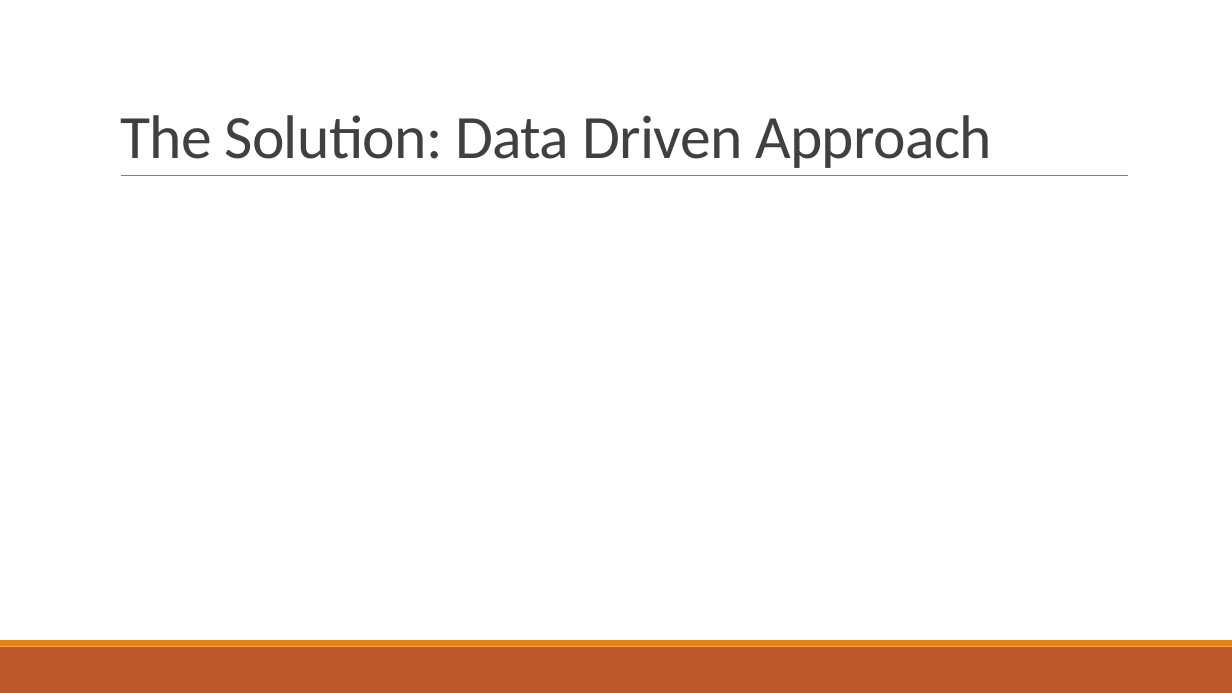
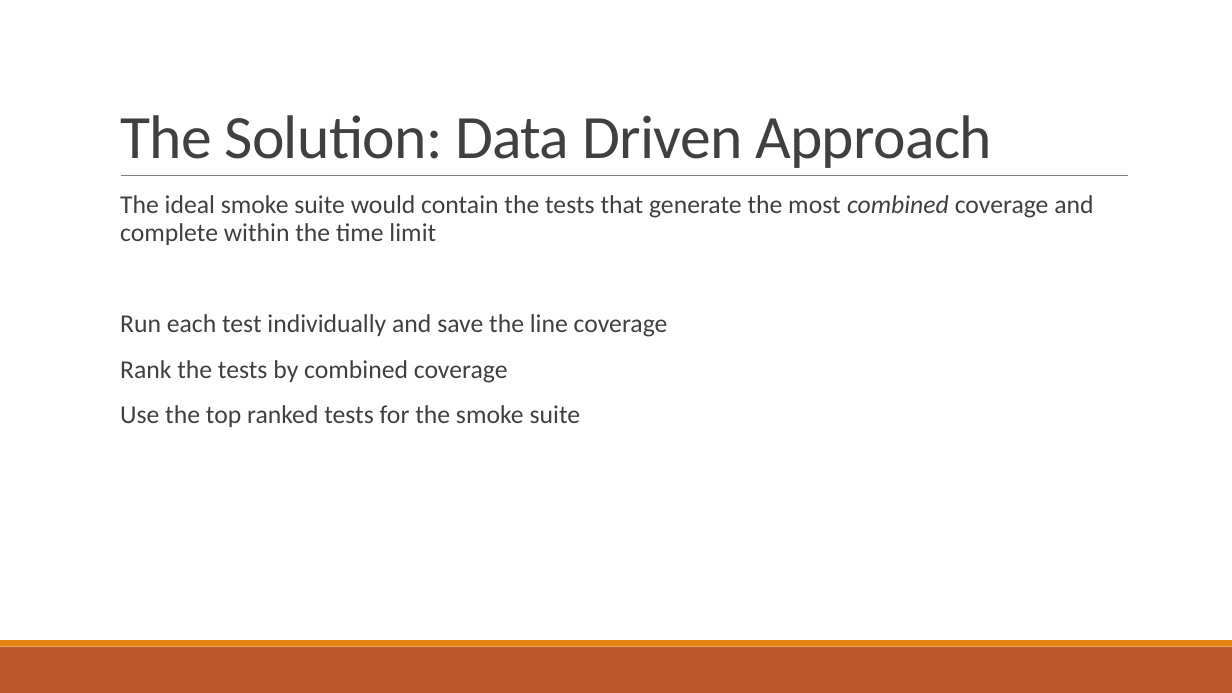
Before and after one commit to kelsheyk/coverageRanker, a slide deck: slide 5 of deliverables/SwTestPres.pptx. Drawn at 1232x693 pixels with LibreOffice and Linux fonts; fonts in the diff are those of the drawing. Boxes give left, top, right and bottom in pixels: in the first picture for what was removed or moved away, otherwise in the second. Text is boxed around its words. In the diff, an @@ line names an element or a change of style, - is before the commit and + after.

```diff
--- a/deliverables/SwTestPres.pptx
+++ b/deliverables/SwTestPres.pptx
@@ text added at [120, 195, 1093, 427], 20 pt, text #404040 @@
+  The ideal smoke suite would contain the tests that generate the most combined coverage and complete within the time limit
+  Run each test individually and save the line coverage
+  Rank the tests by combined coverage
+  Use the top ranked tests for the smoke suite
```
Also in this commit, not shown: 1 other slide changed, 1 slide added.
